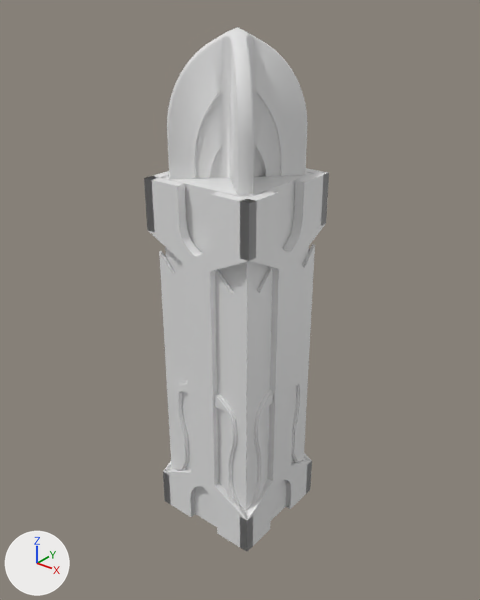
What one commit did to the glTF model public/laur-pillar-from-hs-blendfile.glb.
Camera for both pictures: a 50 mm camera at (3.12, -3.87, 4.5) aimed at (0.02, 0.01, 2.1). Arrows for +X, +Y and +Z are at lower left; the lights stay in place. The older version comes first.

Names of what the first picture shows: 'Facade', 'FacadeInner', 'PillarTop', 'SubDecorCore'.
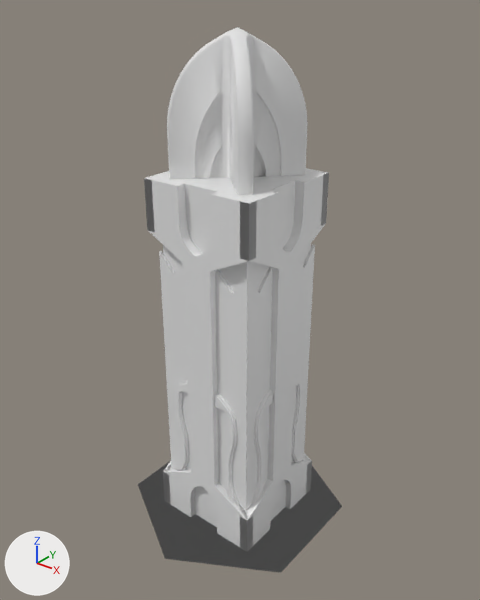
What differs and where, as boxes [x1, y1, x2, y2] in the pictures (480 x 600 px):
'PillarBaseHex', added: after [138, 461, 342, 573]

What the commit changed:
Mesh me_interlock0_002 is new.
It is a 6-sided cylinder along z spanning x -0.87..0.87, y -1.0..1.0, z 0.0..0.35.
Object 'PillarBaseHex' (ob_pillarbasehex) is new; it shows me_interlock0_002.
Its location is (0.0, 0.0, 0.0).
Its scale is (1.0, 1.0, 0.0).
